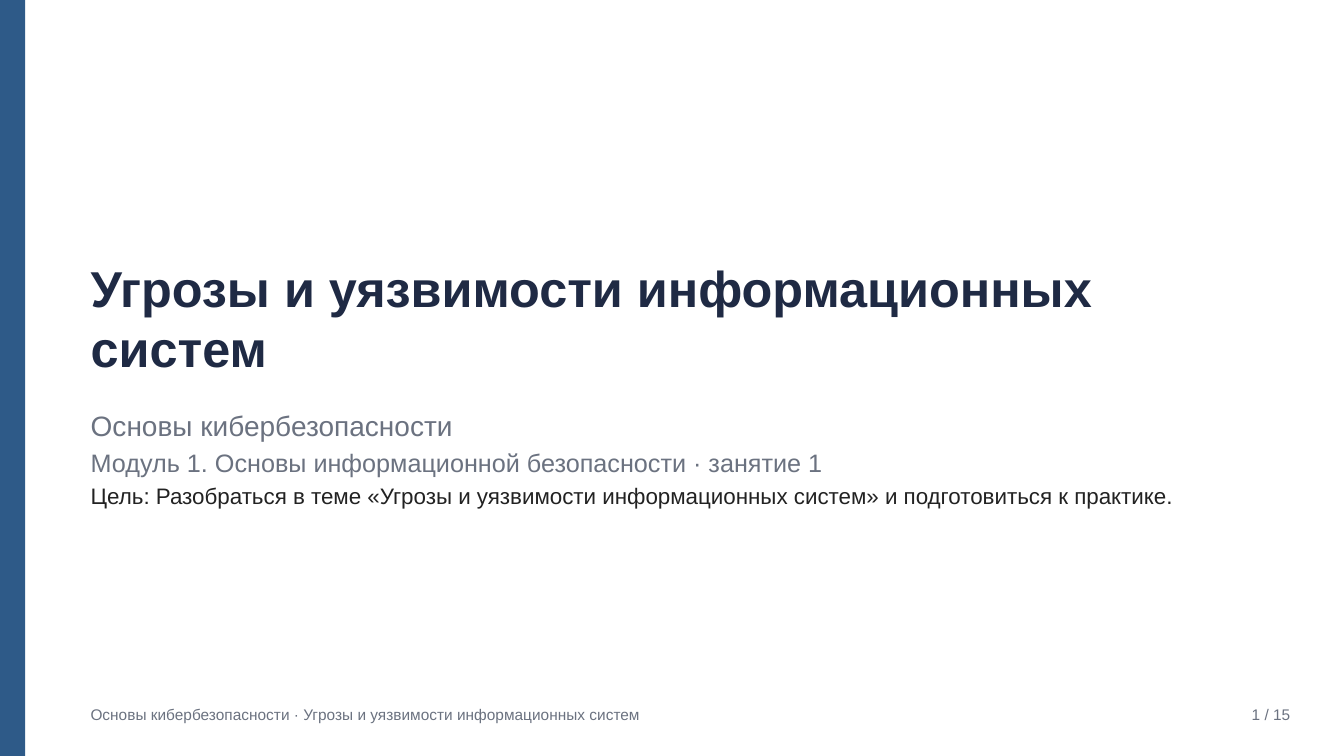
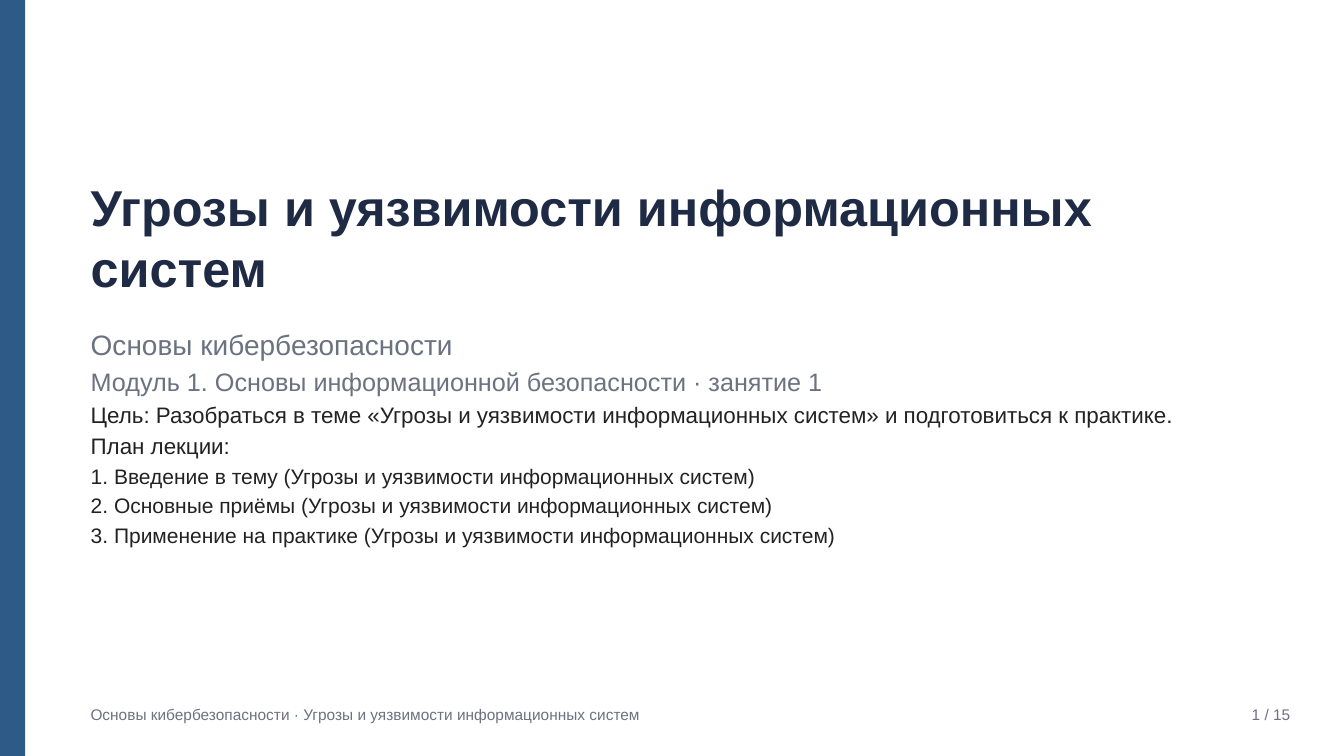
Before and after one commit to Turbo-Ananasik5362/hakaton, a slide deck: slide 1 of eval/samples/q4/slides.pptx. Drawn at 1344x756 pixels with LibreOffice and Linux fonts; fonts in the diff are those of the drawing. Boxes give left, top, right and bottom in pixels: in the first picture for what was removed or moved away, otherwise in the second. Text is boxed around its words. In the diff, an @@ line names an element or a change of style, - is before the commit and + after.

```diff
--- a/eval/samples/q4/slides.pptx
+++ b/eval/samples/q4/slides.pptx
@@ title "Угрозы и уязвимости информационных систем": place and size @@
-title "Угрозы и уязвимости информационных систем" at [91,270,1092,368]
+title "Угрозы и уязвимости информационных систем" at [91,189,1092,288]
@@ subtitle "Основы кибербезопасности": place and size @@
-subtitle "Основы кибербезопасности" at [91,415,1172,509]
+subtitle "Основы кибербезопасности" at [91,334,1172,547]
@@ subtitle at [91,438,835,547]: paragraphs added @@
+План лекции:
+1. Введение в тему (Угрозы и уязвимости информационных систем)
+2. Основные приёмы (Угрозы и уязвимости информационных систем)
+3. Применение на практике (Угрозы и уязвимости информационных систем)
```
Also in this commit, not shown: 2 other slides changed, 58 other files.
